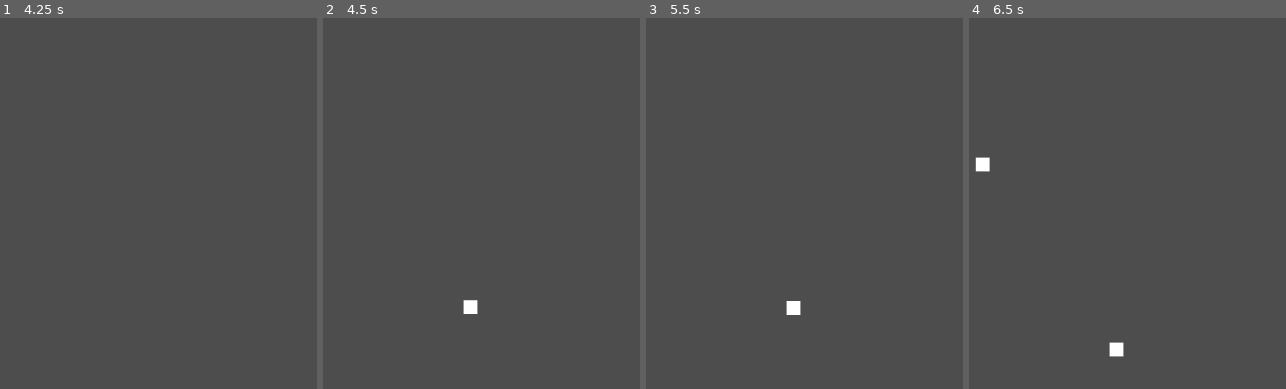
Above: before the commit, frames 1-4 (left to right).
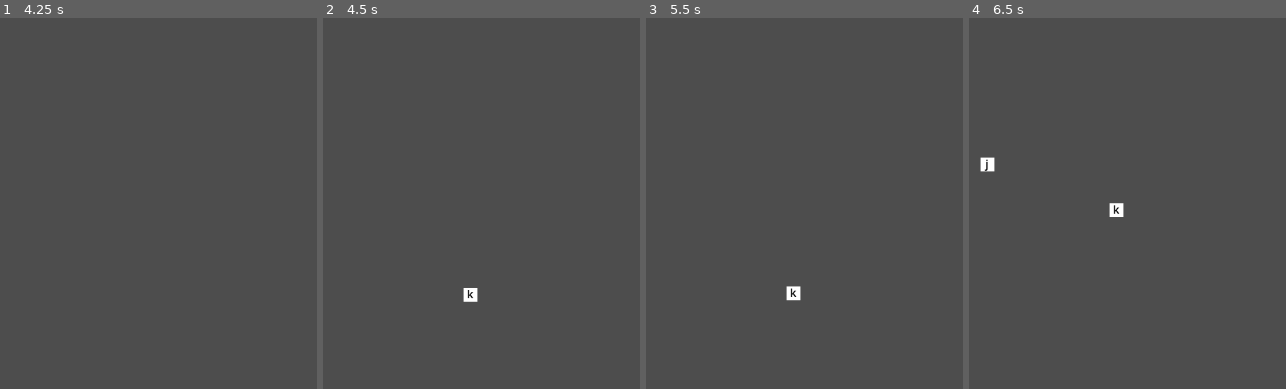
Above: after the commit, the same moments.

Repository: ovatsug2345/dev
Game: Godot game, scene res://Hacking Minigame/hacking_minigame_screen.tscn
Same seed, same stepped clock (60 frames per second), same inputs: the game is played once before the commit and once after it. The project has no main scene, so this scene is started directly.
Inputs (mouse positions are in pixels of both pictures, inside the frame that each line leads up to):
- Up to frame 1 (4.25 s): tap Enter (ui_accept) at 0.5, 0.77, 1.25, 1.52, 2, 2.75, 3.02, 3.5, 3.77 s; move the mouse to (outside the picture) at 0.52 s; hold D (MOVERIGHT) 0.53-1.28 s; tap I (i) at 0.6, 3.05 s; click (outside the picture) at 0.67 s; tap J (j) at 0.8, 1.35, 3.8 s; move the mouse to (outside the picture) at 1.27 s; hold S (MOVEBACKWARDS) 1.28-2.03 s; tap K (k) at 1.55, 2.1 s; move the mouse to (228, 66) at 2.02 s; hold D (MOVERIGHT) 2.03-2.78 s; tap L (l) at 2.3, 2.85 s; move the mouse to (107, 255) at 2.77 s; hold W (MOVEFORWARD) 2.78-3.53 s; click (107, 255) at 2.92 s; move the mouse to (outside the picture) at 3.52 s; hold A (MOVELEFT) from 3.53 s (still down); hold Alt (PDA) from 3.53 s (still down)
- Up to frame 2 (4.5 s): keep holding A (MOVELEFT); tap Enter (ui_accept) at 4.25 s; move the mouse to (outside the picture) at 4.27 s; release Alt (PDA) at 4.28 s; tap Shift (Sprint) at 4.35 s
- Up to frame 3 (5.5 s): tap Enter (ui_accept) at 4.52 s; tap K (k) at 4.55 s; move the mouse to (833, 162) at 5.02 s; release A (MOVELEFT) at 5.03 s; hold S (MOVEBACKWARDS) from 5.03 s (still down); tap I (i) at 5.1 s; click (833, 162) at 5.17 s; tap L (l) at 5.3 s
- Up to frame 4 (6.5 s): move the mouse to (997, 51) at 5.77 s; release S (MOVEBACKWARDS) at 5.78 s; hold D (MOVERIGHT) from 5.78 s (still down); tap J (j) at 5.85 s; tap Enter (ui_accept) at 6.02 s; tap I (i) at 6.05 s

Frame 1 is identical in both runs. In frame 2, 0.3% of the frame differs, in the area x 44-49%, y 72-80%; in frame 3, 0.4%; in frame 4, 0.5%, in the area x 1-49%, y 37-92%.
Error before the commit: Invalid call. Nonexistent function 'has' in base 'Control (DETECTION AREA.gd)'. (res://Hacking)

Commit message:
0304/2024

Diff:
--- a/Main/CONTROL CENTER.gd
+++ b/Main/CONTROL CENTER.gd
@@ -8,13 +8,14 @@
 var prompt_count = 0
 var finished = 1
 var end_of_line = 0
-
 var prompt_options = []
 var prompts_path = "res://Hacking Minigame/Prompts/"
 
 
 signal start
 signal stop
+signal restart
+
 
 func _process(_delta):
 	if Input.is_action_just_pressed("Sprint") and prompts_ready == 1:
@@ -30,13 +31,13 @@
 			await get_tree().create_timer(1.0).timeout
 			finished = 1
 
+
 func spawn_prompt():
 	var r_prompt =prompts_path + prompt_options.pick_random()
 	var random_prompt = load(r_prompt).instantiate()
 	random_prompt.position =self.position + random_prompt.test
 	add_child(random_prompt)
 	random_prompt.killed.connect(self._on_prompt_killed)
-
 
 
 func _on_detection_area_s_detection_area_xy(val):
@@ -47,6 +48,7 @@
 	load_prompts(prompts_path)
 	if prompt_options.size() >= 1:
 		prompts_ready = 1
+
 
 func load_prompts(path):
 	var dir = DirAccess.open(path)
@@ -64,18 +66,21 @@
 		print("An error occurred when trying to access the path.")
 
 
+func _on_area_2d_2_body_entered(_body):
+	stop.emit(1)
+	game_started = 0
 
 
-func _on_area_2d_2_body_entered(body):
-	stop.emit(1)
-	game_started = 0
-	prompt_count += 1
+func _on_prompt_killed(_v):
+	if finished == 1:
+		start_spawning()
+		start.emit(1)
+	else:
+		while game_started == 0:
+			if finished == 1:
+				start_spawning()
+				start.emit(1)
 
 
-func _on_prompt_killed(v):
-	print(prompt_count)
-	prompt_count -= 1
-	if prompt_count <= 0 and finished == 1:
-		start_spawning()
-		start.emit(1)
-	print(game_started)
+func _on_area_2d_body_entered(body):
+	pass # Replace with function body.
--- a/Main/Hacking Minigame/Prompts/prompt.gd
+++ b/Main/Hacking Minigame/Prompts/prompt.gd
@@ -1,16 +1,22 @@
 extends AnimatableBody2D
 
+
+var unique_id
 var speed = 1
 var active = 1
 var keys = ["l","j","k","i"]
 var set_key = ""
 var actionable = 1
 var test = Vector2(0,0)
+
+
 signal set_label
 signal killed
 
+
 func _init():
-	set_key= keys.pick_random()
+	self.visible = false
+	set_key = keys.pick_random()
 
 	if set_key == "l":
 		test = Vector2(200,0)
@@ -21,18 +27,22 @@
 	if set_key == "i":
 		test = Vector2(0,-200)
 
+
 func _ready():
-	for i in get_parent().get_children():
-		if i.has(set_key):
-			var children = []
-			children.append(i.set_key)
-			var seen = {}
-			seen[children[0]] = true
-			for s in range(1, children.size()):
-				print(children[s])
-				var v = children[s]
-				if seen.has(v):
+	#print("I'm " + str(set_key))
+	unique_id = randi()
+	for i in self.get_parent().get_children():
+		var prop = i.get_property_list()
+		#print("NEWWWWWWWWWWWWWWWWWWWWWWWWWWWWWWW")
+		for p in prop:
+			if p.name == "set_key":
+				#print(str(i.unique_id) + str(i.set_key))
+				#print(str(i.set_key) + str(i.unique_id) + str(set_key) + str(unique_id))
+				if i.set_key == set_key and i.unique_id != unique_id:
+					#print("kill")
 					queue_free()
+
+
 	get_parent().stop.connect(self._on_control_center_stop)
 	get_parent().start.connect(self._on_control_center_start)
 	if set_key == "l":
@@ -47,7 +57,7 @@
 
 
 func _physics_process(_delta):
-
+	self.visible = true
 	if active == 1:
 		if set_key == "l" or set_key == "j":
 			position += Vector2(speed,0)
@@ -56,14 +66,13 @@
 	if Input.is_action_just_pressed(set_key):
 		if actionable == 1:
 			killed.emit(1)
-			print("dead")
+			#print("dead")
 			queue_free()
 
 
-func _on_control_center_stop(v):
+func _on_control_center_stop(_v):
 	active = 0
 
 
-
-func _on_control_center_start(v):
+func _on_control_center_start(_v):
 	active = 1
--- a/Main/Hacking Minigame/Prompts/prompt.tscn
+++ b/Main/Hacking Minigame/Prompts/prompt.tscn
@@ -8,6 +8,7 @@
 [sub_resource type="QuadMesh" id="QuadMesh_72avj"]
 
 [node name="PROMPT" type="AnimatableBody2D"]
+visible = false
 script = ExtResource("1_2n2b4")
 
 [node name="CollisionShape2D" type="CollisionShape2D" parent="."]
--- a/Main/Hacking Minigame/hacking_minigame_screen.tscn
+++ b/Main/Hacking Minigame/hacking_minigame_screen.tscn
@@ -54,5 +54,6 @@
 shape = SubResource("RectangleShape2D_geqj2")
 
 [connection signal="s_detection_area_xy" from="CONTROL CENTER/DETECTION AREA" to="CONTROL CENTER" method="_on_detection_area_s_detection_area_xy"]
+[connection signal="body_entered" from="CONTROL CENTER/DETECTION AREA/Area2D" to="CONTROL CENTER" method="_on_area_2d_body_entered"]
 [connection signal="body_exited" from="CONTROL CENTER/DETECTION AREA/Area2D" to="CONTROL CENTER" method="_on_area_2d_body_exited"]
 [connection signal="body_entered" from="CONTROL CENTER/DETECTION AREA/Area2D2" to="CONTROL CENTER" method="_on_area_2d_2_body_entered"]
